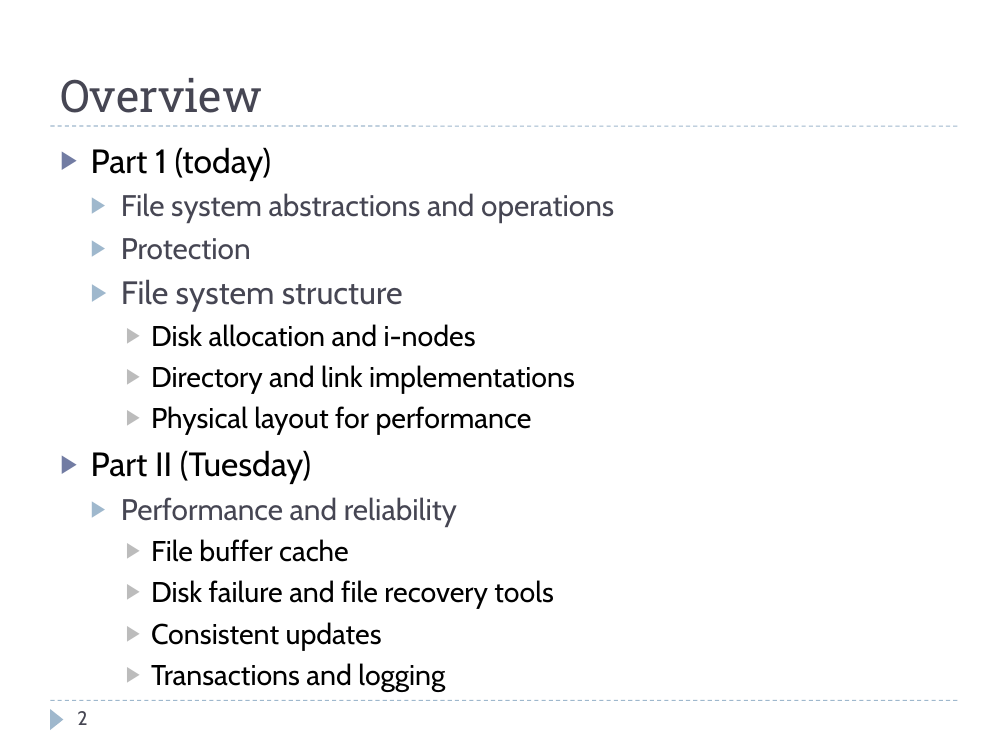
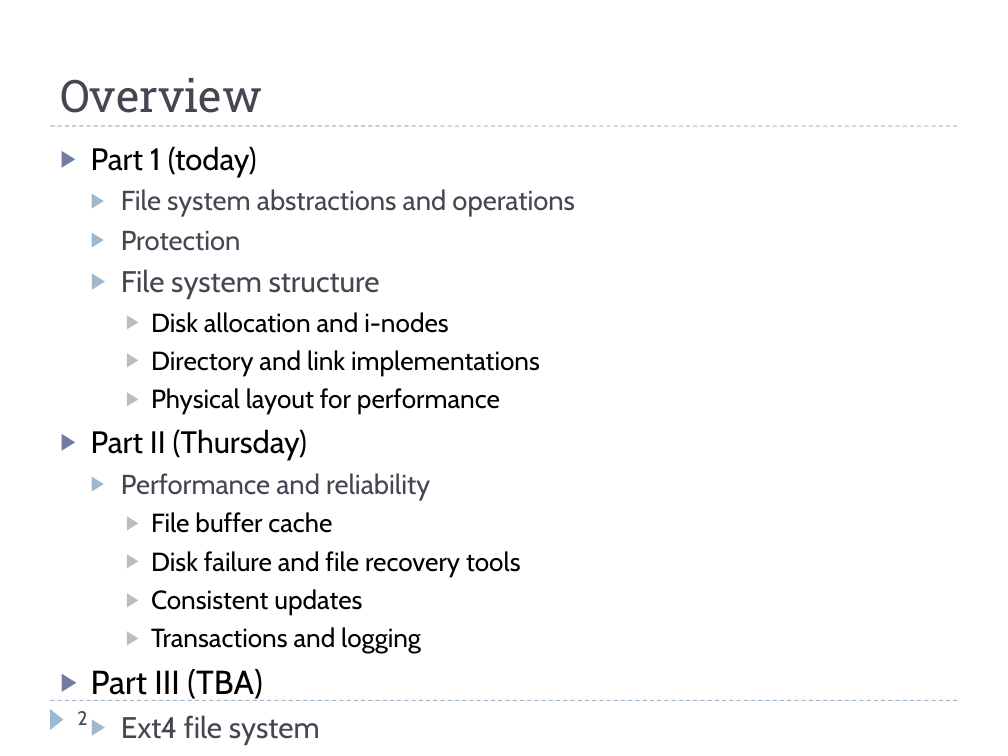
Before and after one commit to uit-inf-2201-s18/uit-inf-2201-s18.github.io, a slide deck: slide 2 of lectures/18 - File Systems.pptx. Drawn at 1008x756 pixels with LibreOffice and Linux fonts; fonts in the diff are those of the drawing. Boxes give left, top, right and bottom in pixels: in the first picture for what was removed or moved away, otherwise in the second. Text is boxed around its words. In the diff, an @@ line names an element or a change of style, - is before the commit and + after.

Commit message:
Minor changes to File Systems slides

```diff
--- a/lectures/18 - File Systems.pptx
+++ b/lectures/18 - File Systems.pptx
@@ text at (91, 146, 575, 654): size 24.1 to 22.1 pt in "Part 1 (today)"; size 21.3 to 19.6 pt in "File system abstractions and operations", "Protection", "Performance and reliability"; size 23.1 to 21.2 pt in "File system structure"; size 20.4 to 18.7 pt in "Disk allocation and i-nodes", "Directory and link implementations", "Physical layout for performance", "File buffer cache" and 3 more places @@
@@ text at (91, 429, 307, 461): text changed; size 24.1 to 22.1 pt @@
-▶ Part II (Tuesday)
+▶ Part II (Thursday)
@@ text at (91, 669, 320, 745): paragraphs added @@
+▶ Part III (TBA)
+  ▶ Ext4 file system
```
Also in this commit, not shown: 4 other slides changed.
